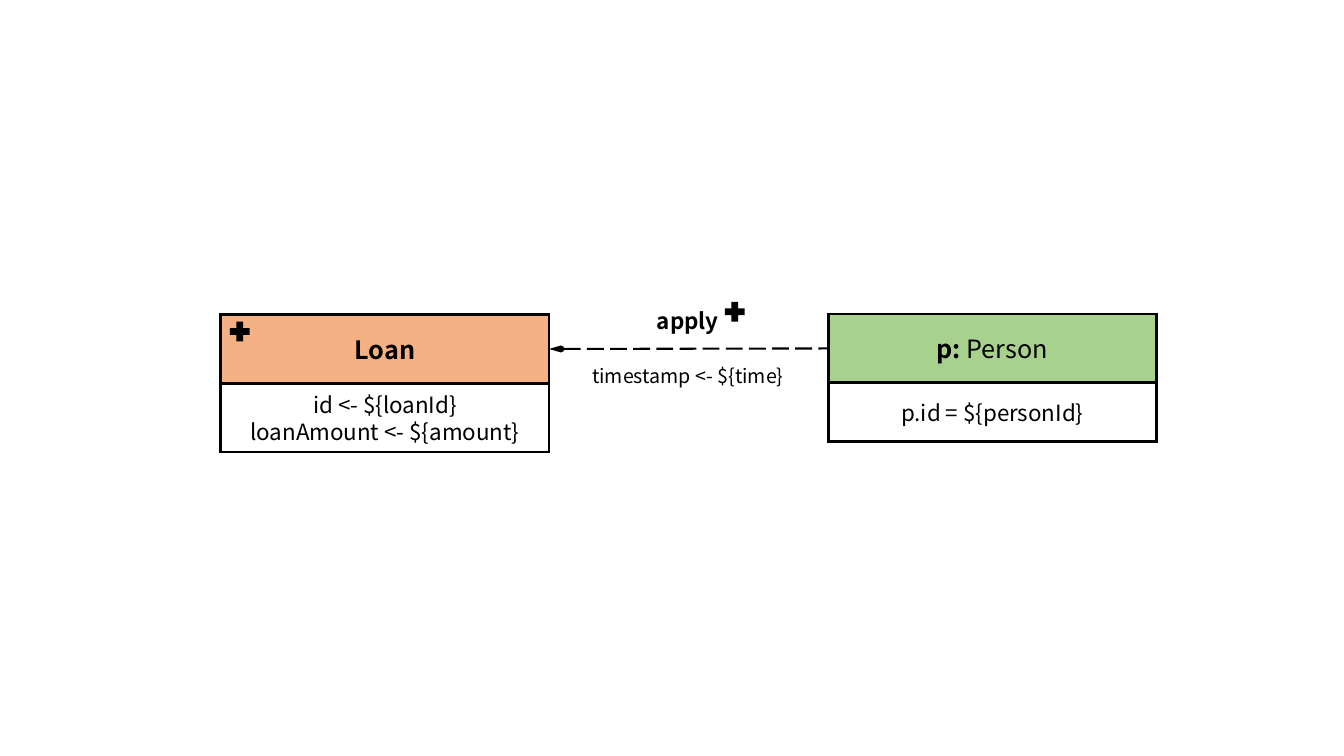
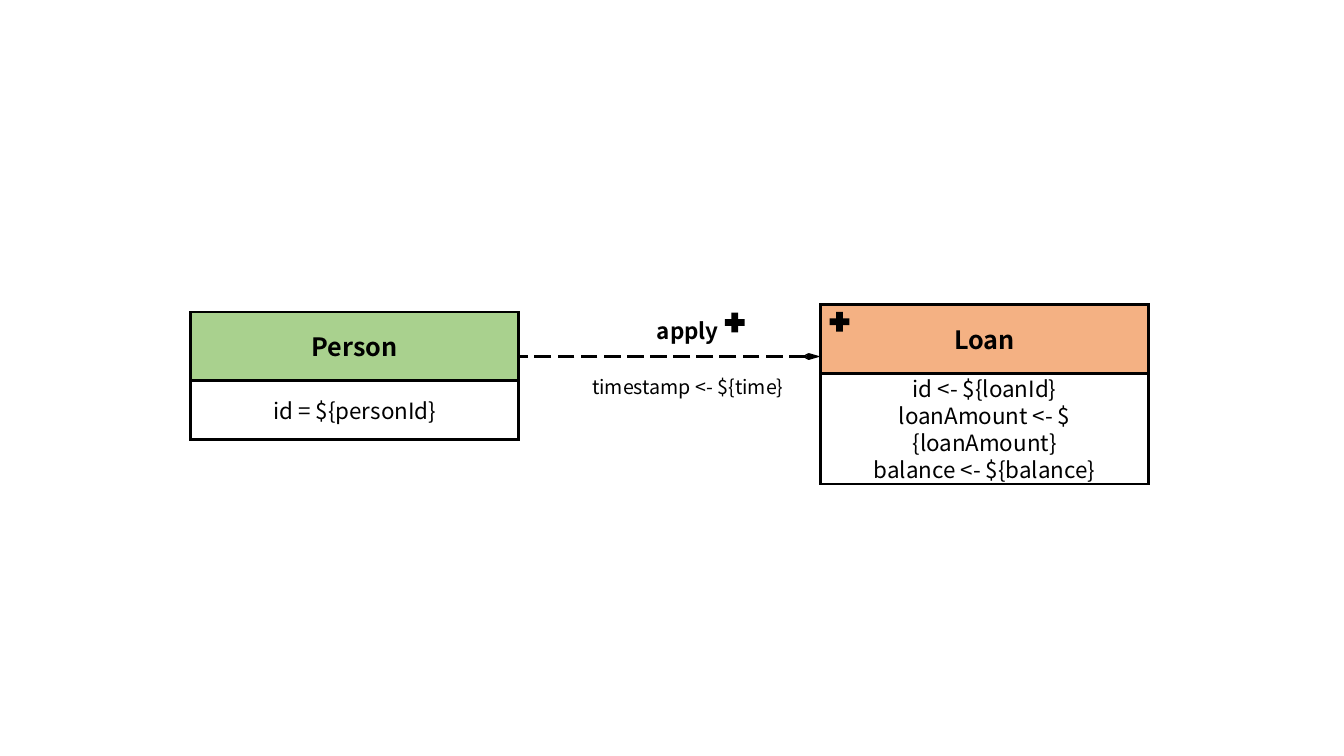
Before and after one commit to ldbc/ldbc_finbench_docs, a slide deck: slide 6 of patterns/transaction-write.pptx (slide 5 before the commit). Drawn at 1344x756 pixels with LibreOffice and Linux fonts; fonts in the diff are those of the drawing. Boxes give left, top, right and bottom in pixels: in the first picture for what was removed or moved away, otherwise in the second. Text is boxed around its words. In the diff, an @@ line names an element or a change of style, - is before the commit and + after.

```diff
--- a/patterns/transaction-write.pptx
+++ b/patterns/transaction-write.pptx
@@ rectangle "Person" moved from (x1=829, y1=315, x2=1157, y2=383) to (x1=191, y1=313, x2=519, y2=381) @@
@@ 2 texts, 1 plus moved together from (x1=592, y1=301, x2=784, y2=388) to (x1=592, y1=313, x2=784, y2=399) @@
@@ rectangle "Loan" moved from (x1=221, y1=315, x2=549, y2=383) to (x1=821, y1=304, x2=1149, y2=373) @@
@@ plus moved from (x1=230, y1=322, x2=250, y2=342) to (x1=830, y1=312, x2=850, y2=332) @@
@@ text in rectangle at (x1=312, y1=337, x2=398, y2=357): text changed; bold on @@
-p: Person
+Person
@@ arrow moved from (549, 349) - (829, 349) to (821, 357) - (519, 357) @@
@@ rectangle "id = ${personId}" moved from (x1=829, y1=383, x2=1157, y2=443) to (x1=191, y1=381, x2=519, y2=441) @@
@@ rectangle "id <- ${loanId}" resized from (x1=221, y1=383, x2=549, y2=452) to (x1=821, y1=374, x2=1149, y2=485) @@
@@ text in rectangle at (x1=273, y1=400, x2=436, y2=424): text changed @@
-p.id = ${personId}
+id = ${personId}
@@ text in rectangle at (x1=874, y1=406, x2=1095, y2=482): text changed @@
-loanAmount <- ${amount}
+loanAmount <- ${loanAmount}
+balance <- ${balance}
```
Also in this commit, not shown: 11 other slides changed, 5 slides added, 1 slide removed, 17 other files.
